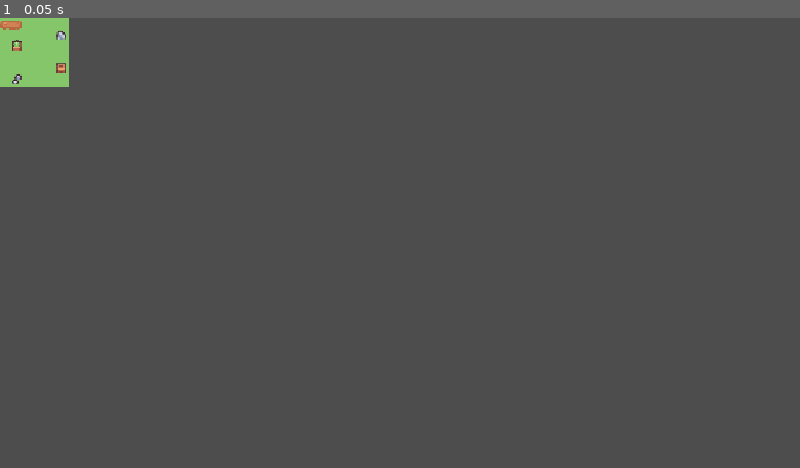
Above: before the commit, frame 1.
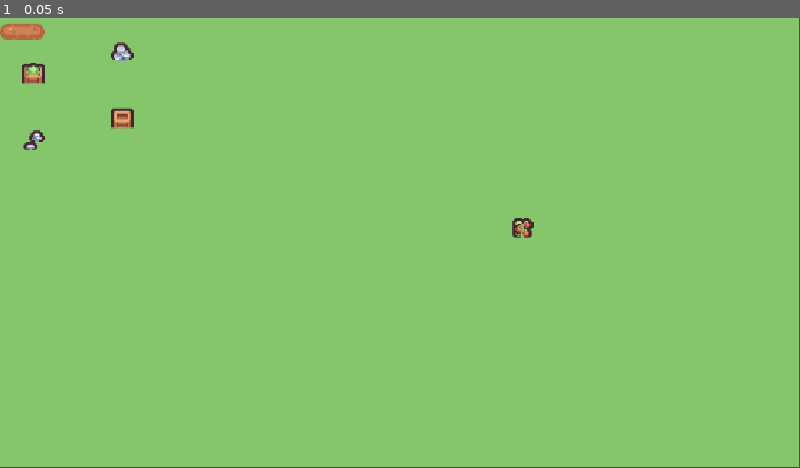
Above: after the commit, the same moment.

Repository: DavidColetta/bug-tactics
Game: Godot game, scene res://root.tscn
Two runs of this game, one before a commit and one after it. Both use one fixed random seed, a clock stepped at 60 frames per second and the inputs below. Before the commit the project has no main scene; this scene is started directly in both runs.
Inputs:
- Up to frame 1 (0.05 s): no input

The runs differ from the first frame. In frame 1, 99% of the frame differs, in the area x 0-100%, y 0-100%.

Commit message:
adjust scale

Diff:
--- a/project.godot
+++ b/project.godot
@@ -11,6 +11,7 @@
 [application]
 
 config/name="BugTactics"
+run/main_scene="uid://cnywoev0lrdkr"
 config/features=PackedStringArray("4.7", "GL Compatibility")
 config/icon="res://icon.svg"
 
--- a/root.tscn
+++ b/root.tscn
@@ -7,10 +7,11 @@
 
 [node name="Sprite2D" type="Sprite2D" parent="." unique_id=262335509]
 self_modulate = Color(0.5176471, 0.7764706, 0.4117647, 1)
-scale = Vector2(100, 100)
+scale = Vector2(1149, 646)
 texture = ExtResource("1_pyidc")
 centered = false
 
 [node name="TileMapLayer" type="TileMapLayer" parent="." unique_id=1987919541]
-tile_map_data = PackedByteArray("AAAAAAAAAAAAAAQAAAABAAAAAAACAAQAAAABAAIAAAALAAQAAAAFAAQAAAAEAAYAAAABAAUAAAAFAAYAAAAFAAEAAAAFAAcAAAA=")
+scale = Vector2(2, 2)
+tile_map_data = PackedByteArray("AAAAAAAAAAAAAAQAAAABAAAAAAACAAQAAAABAAIAAAALAAQAAAAFAAQAAAAEAAYAAAABAAUAAAAFAAYAAAAFAAEAAAAFAAcAAAAXAAkAAAAGAAMAAAA=")
 tile_set = ExtResource("1_pq8q7")
